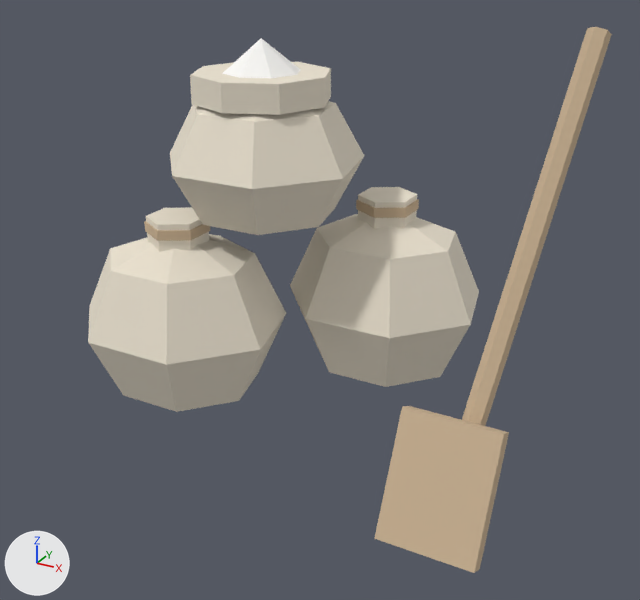
One commit to the glTF model artifacts/graphics/astra/stall-salter/stall-salter.glb: the scene before it, then after it.
The view is the same before and after, from a 50 mm camera at (0.398, -0.616, 0.449) aimed at (0.048, 0.021, 0.13). Every picture has the same lights, and +X, +Y and +Z are marked at lower left. The picture after the commit comes second. Where no turn or scale is listed for an object, it has been applied to the vertices. Vertices at exactly the same position are counted once.

Names of what the first picture shows: 'stall-salter_sack', 'stall-salter_salt', 'stall-salter_wood'.
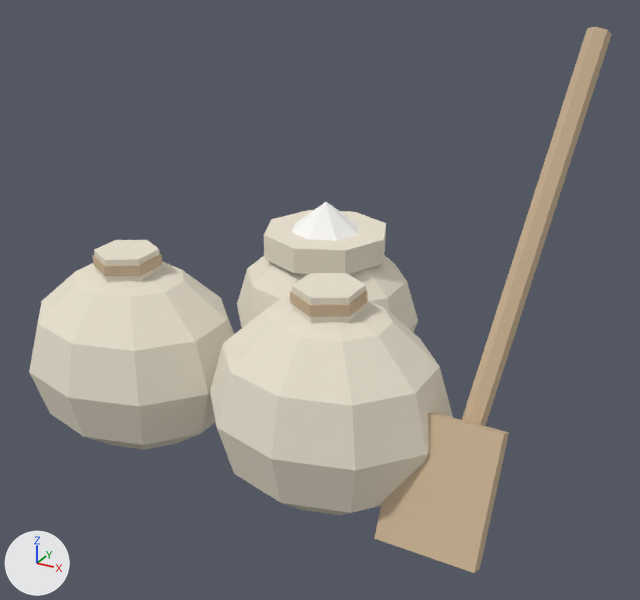
Where the newer file only moved an object's origin or applied its transform, the numbers keep the older frame.

What changed in the scene script:
```text
Change me_stall_salter_sack:
    used by ob_stall_salter_sack; location = (-0.09, 0.0, 0.09)
    remove me_stall_salter_sack.from_pydata(...)  # 109 vertices, 194 faces; spans x -0.1..0.248, y -0.084..0.226, z -0.09..0.229
    add me_stall_salter_sack.from_pydata(...)  # 196 vertices, 368 faces; spans x -0.1..0.298, y -0.088..0.268, z -0.073..0.11
    me_stall_salter_sack part 1: the loose piece of 12 vertices spanning x 0.125..0.175, y 0.105..0.162, z 0.067..0.11 is moved by (0.05, -0.133, 0.0)
    me_stall_salter_sack part 2: the loose piece of 16 vertices spanning x -0.003..0.123, y -0.007..0.12, z 0.204..0.229 is moved by (0.04, 0.123, -0.145)
    me_stall_salter_sack part 3: the loose piece of 23 vertices spanning x 0.052..0.248, y 0.05..0.226, z -0.09..0.097 is rebuilt with 52 vertices and now spans x 0.008..0.192, y 0.092..0.268, z -0.073..0.077
    me_stall_salter_sack part 4: a new loose piece of 52 vertices spanning x 0.102..0.298, y -0.088..0.088, z -0.071..0.097, in mat_sack (pale yellow #ebe2cf)
    me_stall_salter_sack part 5
    45 vertices are removed from x -0.1..0.152, y -0.084..0.15, z -0.09..0.22
    84 faces are deleted
    51 vertices are added at x -0.1..0.1, y -0.088..0.088, z -0.072..0.078
    100 new faces join them
Change me_stall_salter_wood:
    used by ob_stall_salter_wood; location = (-0.09, 0.0, 0.183)
    remove me_stall_salter_wood.from_pydata(...)  # 44 vertices, 72 faces; spans x -0.026..0.349, y -0.115..0.163, z -0.18..0.187
    add me_stall_salter_wood.from_pydata(...)  # 44 vertices, 72 faces; spans x -0.036..0.349, y -0.115..0.091, z -0.18..0.187
    me_stall_salter_wood part 6: the loose piece of 12 vertices spanning x -0.026..0.026, y -0.03..0.03, z -0.005..0.005 is moved by (-0.01, -0.06, -0.015)
    me_stall_salter_wood part 7: the loose piece of 12 vertices spanning x 0.124..0.176, y 0.103..0.163, z 0.002..0.011 is moved by (0.04, -0.193, -0.015)
Change ob_stall_salter_sack:
    ob_stall_salter_sack.location: (-0.09, 0.0, 0.09) -> (-0.1, -0.06, 0.075)
Change ob_stall_salter_salt:
    ob_stall_salter_salt.location: (-0.03, 0.057, 0.324) -> (0.0, 0.12, 0.164)
```

Changed parts and their boxes (x1, y1, x2, y2) in the pictures (640 x 600 px; the box of a moved part takes in the faces that stretch with it):
'stall-salter_sack', reshaped, moved (8% wider, 13% shorter): before (88, 62, 479, 412); after (29, 210, 453, 515)
'stall-salter_wood', reshaped (11% wider): before (144, 27, 612, 573); after (93, 27, 612, 573)
'stall-salter_salt', moved: before (222, 38, 301, 78); after (292, 202, 360, 241)
part 1 of me_stall_salter_sack, moved or reshaped: before (358, 187, 417, 229); after (292, 273, 366, 324)
part 2 of me_stall_salter_sack, moved or reshaped: before (190, 62, 331, 115); after (264, 210, 386, 274)
part 3 of me_stall_salter_sack, rebuilt: before (290, 214, 479, 387); after (237, 255, 418, 332)
part 4 of me_stall_salter_sack, added (pale yellow): after (210, 297, 453, 515)
part 5 of me_stall_salter_sack, moved or reshaped: before (88, 101, 364, 412); after (29, 261, 234, 450)
part 6 of me_stall_salter_wood, moved or reshaped: before (144, 221, 210, 241); after (93, 254, 162, 276)
part 7 of me_stall_salter_wood, moved or reshaped: before (356, 199, 419, 218); after (290, 290, 368, 317)
